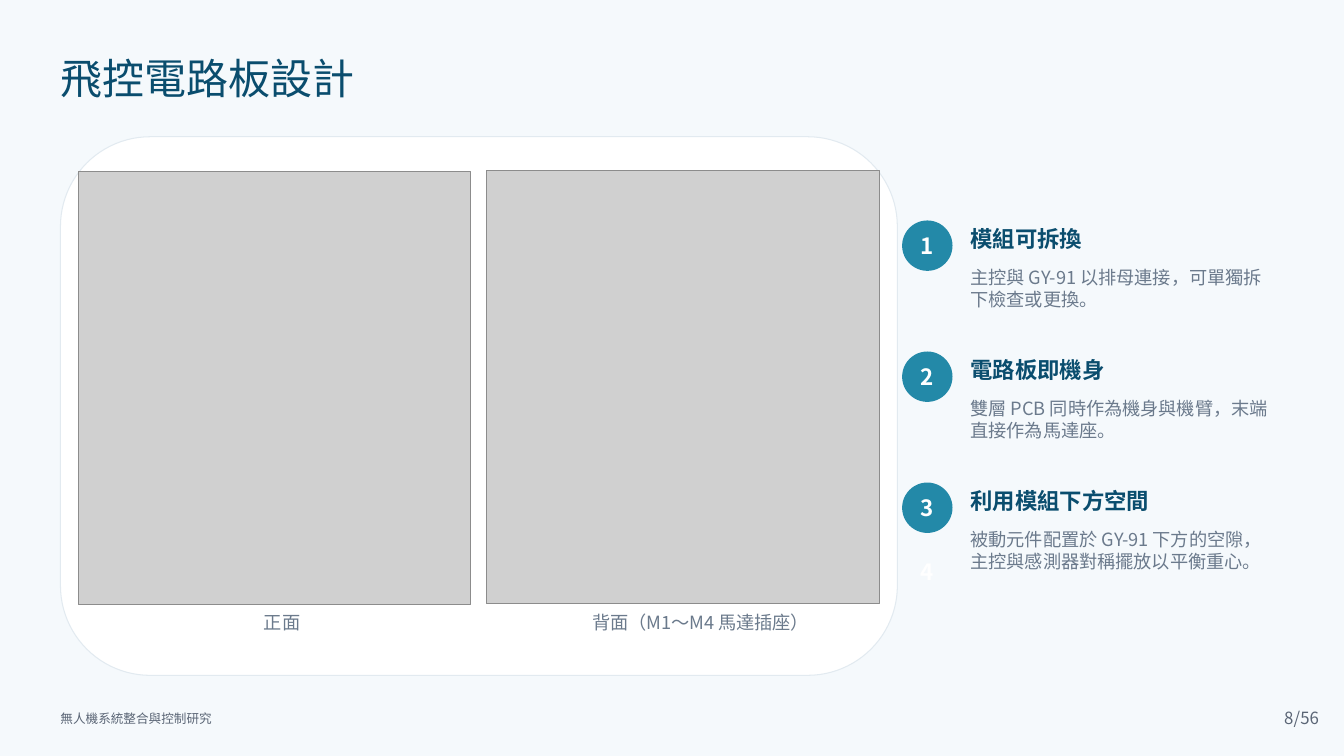
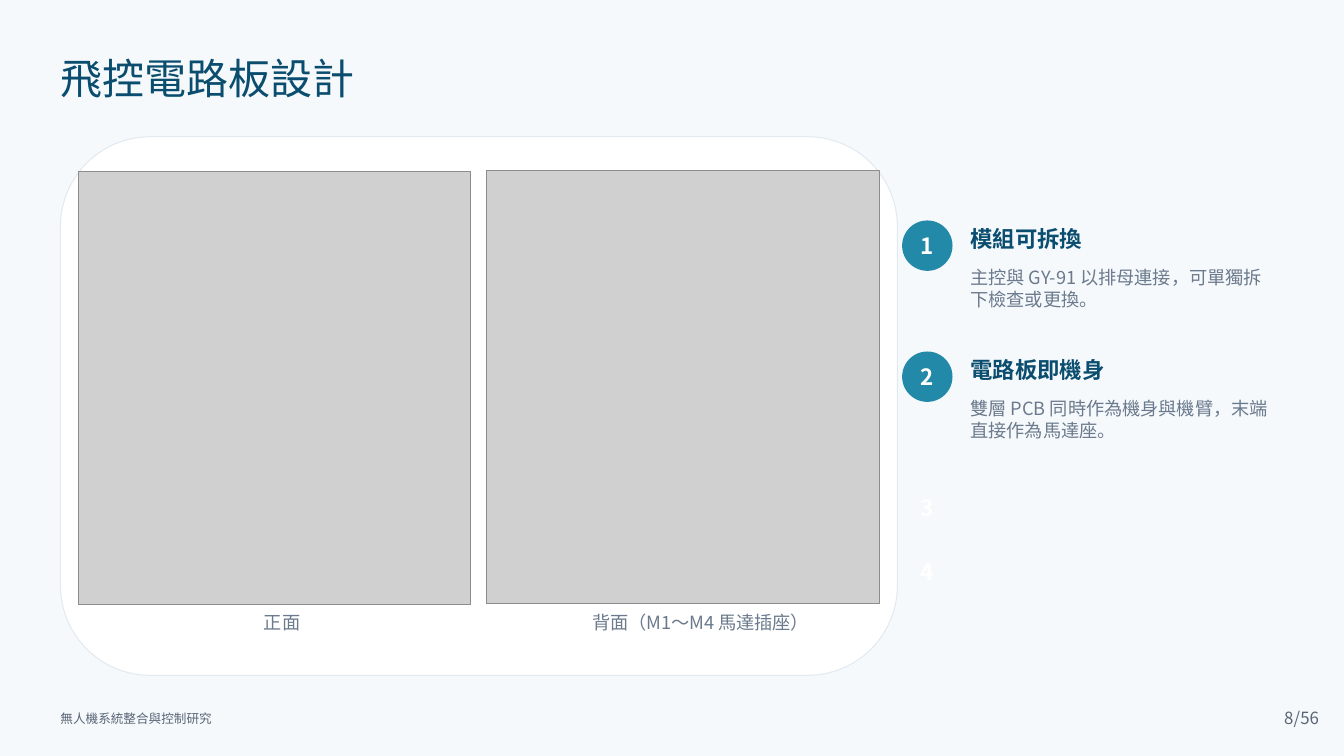
Before and after one commit to lingken1028/-, a slide deck: slide 8 of 無人機系統整合與控制研究_口試簡報 (2).pptx. Drawn at 1344x756 pixels with LibreOffice and Linux fonts; fonts in the diff are those of the drawing; grey boxes stand for pictures. Boxes give left, top, right and bottom in pixels: in the first picture for what was removed or moved away, otherwise in the second. Text is boxed around its words. In the diff, an @@ line names an element or a change of style, - is before the commit and + after.

```diff
--- a/無人機系統整合與控制研究_口試簡報 (2).pptx
+++ b/無人機系統整合與控制研究_口試簡報 (2).pptx
@@ ellipse removed at [902, 483, 953, 533] @@
@@ text removed at [921, 499, 934, 517] @@
-3
@@ text removed at [970, 490, 1149, 511] @@
-利用模組下方空間
@@ text removed at [970, 531, 1262, 570] @@
-被動元件配置於 GY-91 下方的空隙，主控與感測器對稱擺放以平衡重心。
```
Also in this commit, not shown: 3 other slides changed.
